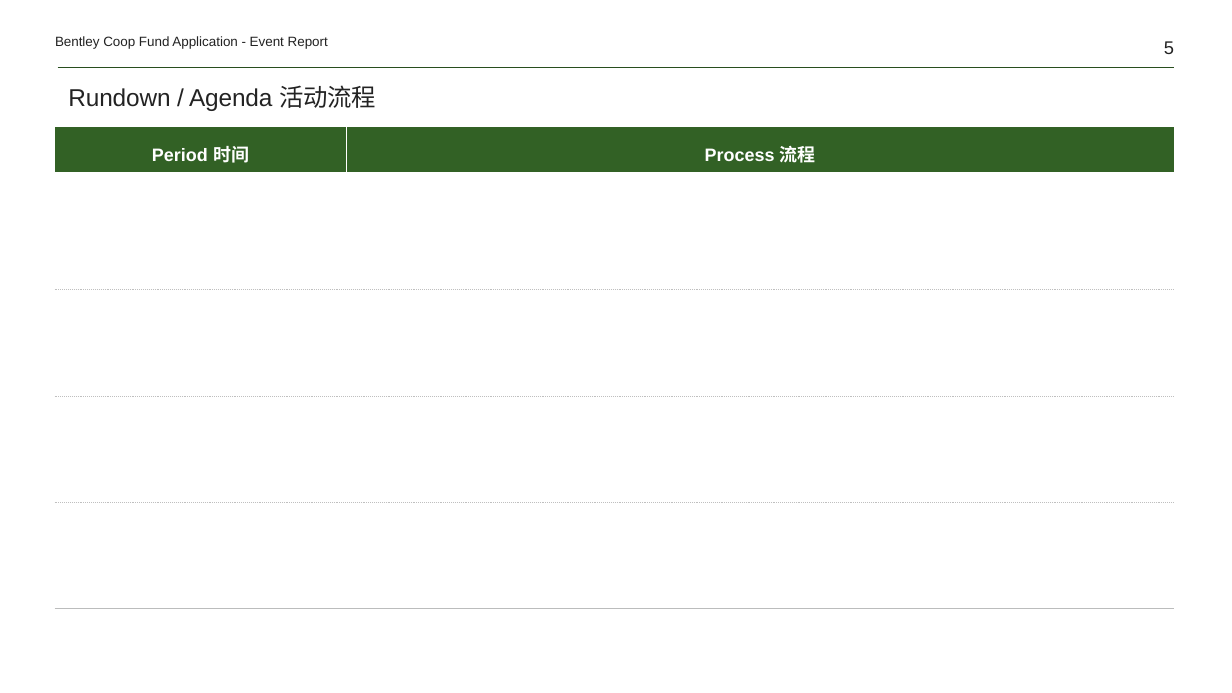
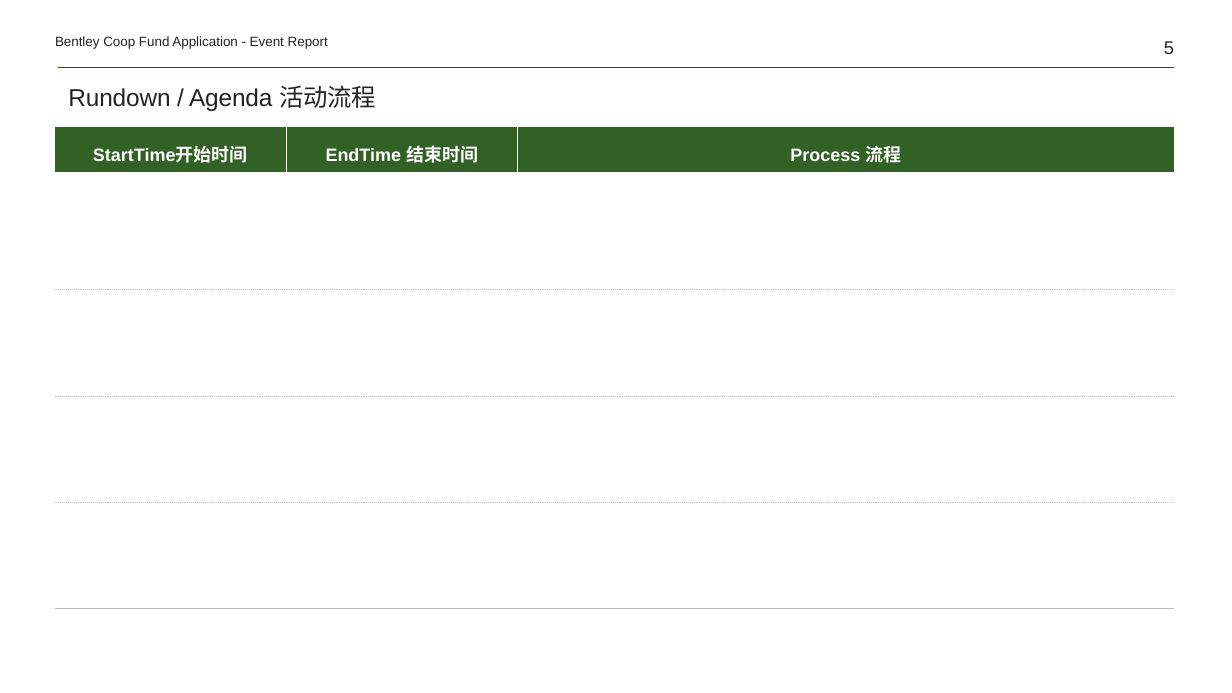
Before and after one commit to Yrtech-Tony/com.yrtech.Bentley.API.Upgrade, a slide deck: slide 5 of com.yrtech.bentleyAPI/com.yrtech.InventoryAPI/template/ReportOffLine.pptx. Drawn at 1232x693 pixels with LibreOffice and Linux fonts; fonts in the diff are those of the drawing. Boxes give left, top, right and bottom in pixels: in the first picture for what was removed or moved away, otherwise in the second. Text is boxed around its words. In the diff, an @@ line names an element or a change of style, - is before the commit and + after.

```diff
--- a/com.yrtech.bentleyAPI/com.yrtech.InventoryAPI/template/ReportOffLine.pptx
+++ b/com.yrtech.bentleyAPI/com.yrtech.InventoryAPI/template/ReportOffLine.pptx
@@ table at (x1=55, y1=127, x2=1175, y2=608) @@
-column 1: Period 时间 |  |  |  | 
+column 1: StartTime开始时间 |  |  |  | 
+column 2: EndTime 结束时间 |  |  |  | 
```
Also in this commit, not shown: 2 other files.
